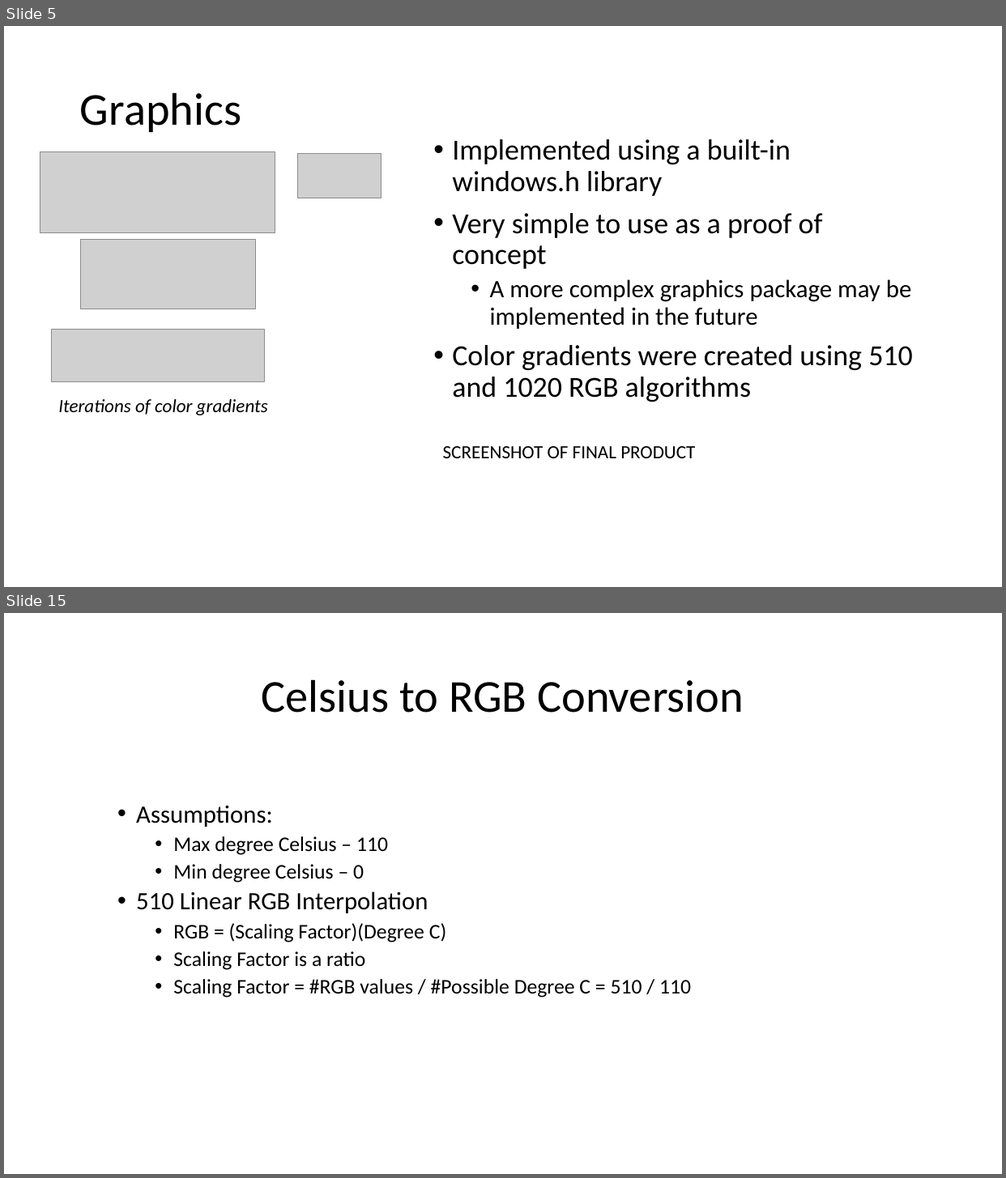
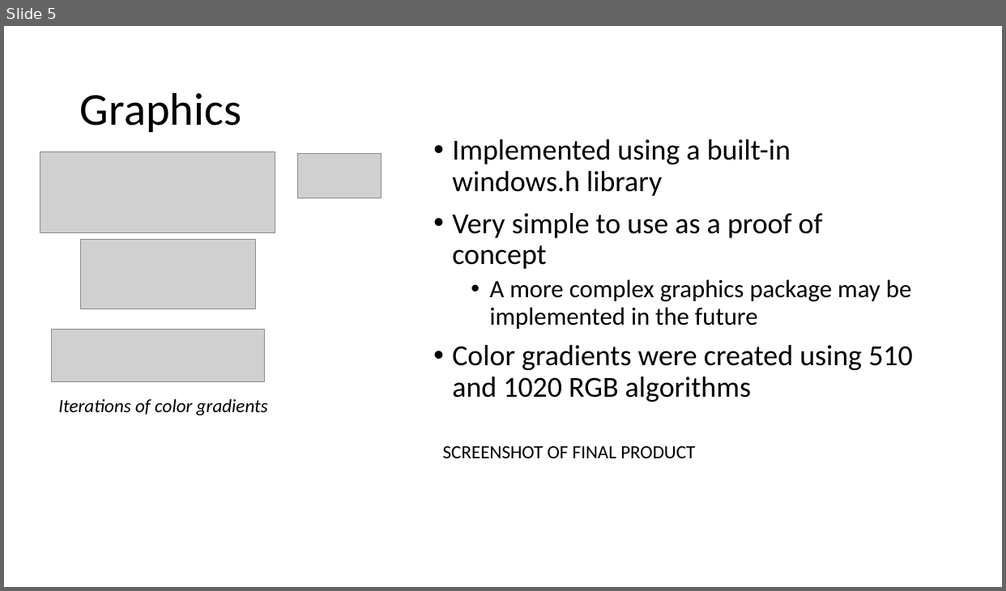
Before and after one commit to maxhouck/ECE3220FinalProject, a slide deck: Final.pptx. Shown one above the other, each under a label of ours: slides 5 and 15 before the commit, slide 5 after it; the slides between them are not shown. The pictures are 1006x1178 and 1006x591 pixels, drawn with LibreOffice and Linux fonts; fonts in the diff are those of the drawing; grey boxes stand for pictures. Boxes give left, top, right and bottom in pixels: in the first picture for what was removed or moved away, otherwise in the second. Text is boxed around its words. In the diff, an @@ line names an element or a change of style, - is before the commit and + after.

```diff
--- a/Final.pptx
+++ b/Final.pptx
@@ slide 15 removed at <box>4,613,1002,1174</box>, background #FFFFFF @@
@@ title removed at <box>262,679,744,713</box> @@
-Celsius to RGB Conversion
@@ text removed at <box>136,805,691,998</box> @@
-  • Assumptions:
-    • Max degree Celsius – 110
-    • Min degree Celsius – 0
-  • 510 Linear RGB Interpolation
-    • RGB = (Scaling Factor)(Degree C)
-    • Scaling Factor is a ratio
-    • Scaling Factor = #RGB values / #Possible Degree C = 510 / 110
```
Also in this commit, not shown: 2 slides changed, 10 other slides removed.
